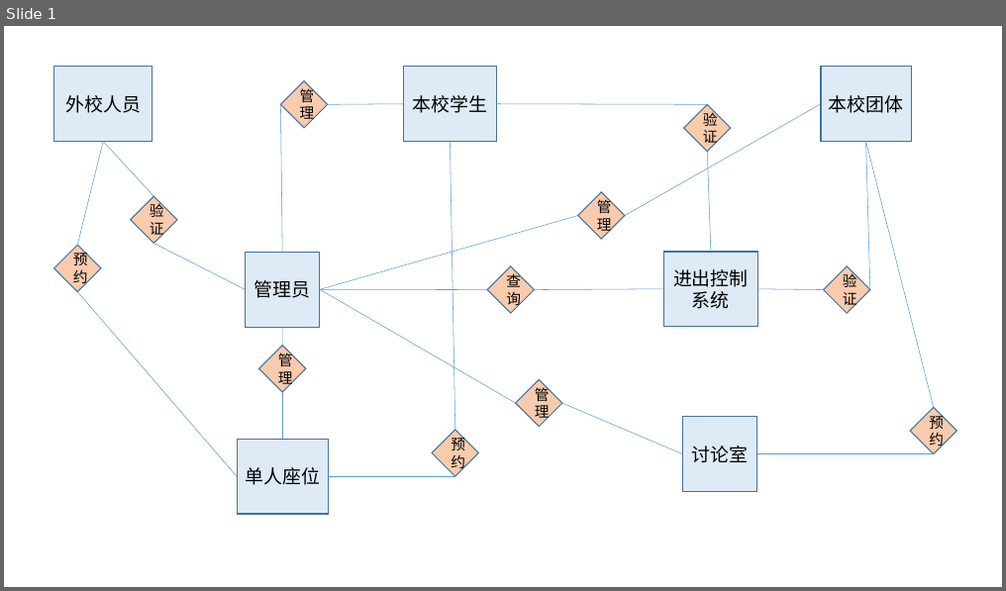
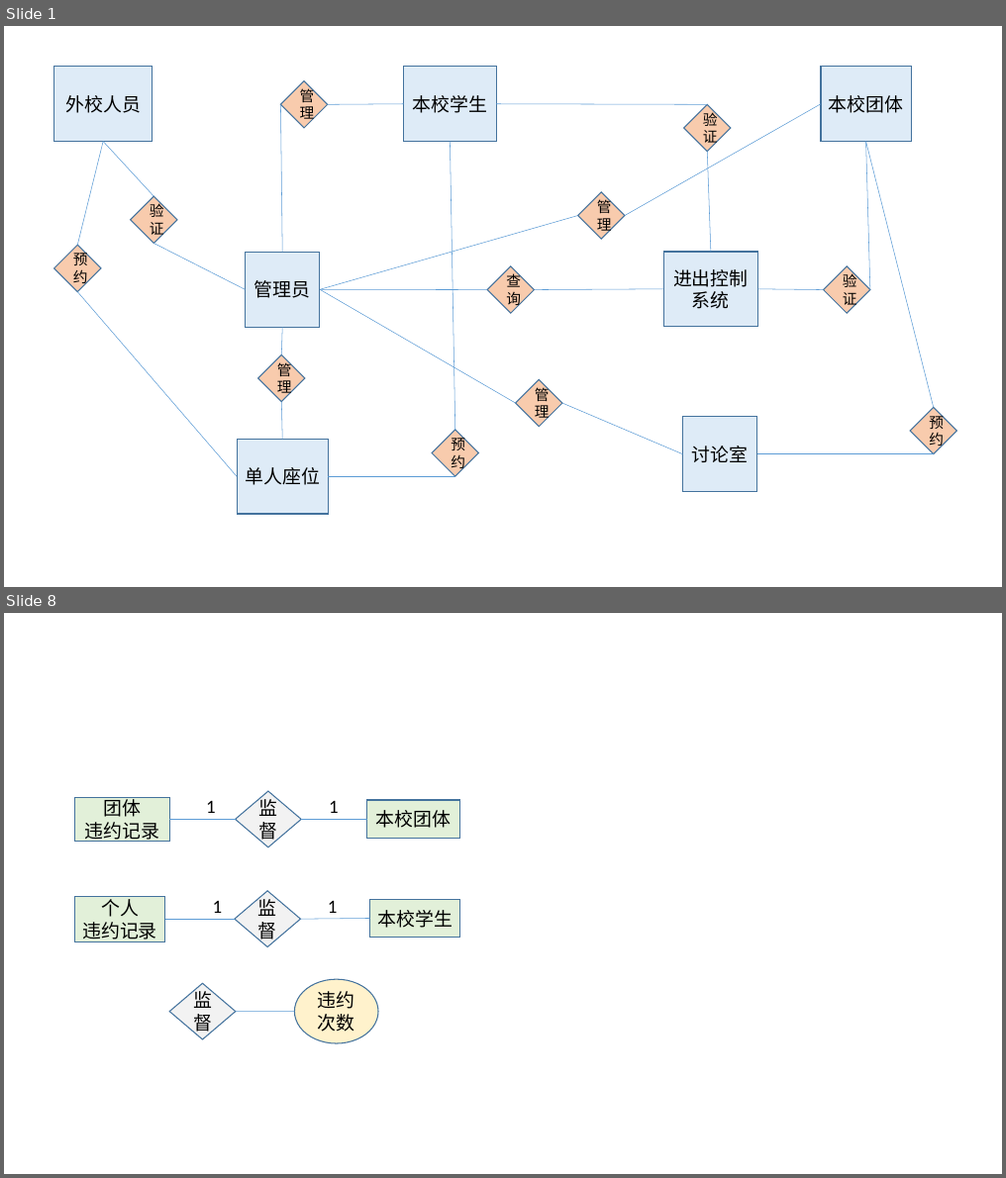
Before and after one commit to KatnissY/Database_BUAA, a slide deck: ours/E-R图初稿.pptx. Shown one above the other, each under a label of ours: slide 1 before the commit, slides 1 and 8 after it; the slides between them are not shown. The pictures are 1006x591 and 1006x1178 pixels, drawn with LibreOffice and Linux fonts; fonts in the diff are those of the drawing. Boxes give left, top, right and bottom in pixels: in the first picture for what was removed or moved away, otherwise in the second. Text is boxed around its words. In the diff, an @@ line names an element or a change of style, - is before the commit and + after.

```diff
--- a/ours/E-R图初稿.pptx
+++ b/ours/E-R图初稿.pptx
@@ slide 8 added at box(4, 613, 1002, 1174), background #FFFFFF @@
@@ rectangle added at box(75, 798, 169, 842), fill #E2F0D9, outline #43739E 1 pt, 18 pt, text #000000 @@
+团体
+违约记录
@@ line added from (169, 820) to (236, 820), #5B9BD5 0.5 pt @@
@@ text added at box(206, 801, 216, 813), 18 pt, text #000000 @@
+1
@@ diamond added at box(236, 791, 301, 848), fill #F2F2F2, outline #43739E 1 pt, 18 pt, text #000000 @@
+监督
@@ line added from (301, 820) to (367, 820), #5B9BD5 0.5 pt @@
@@ text added at box(329, 801, 339, 813), 18 pt, text #000000 @@
+1
@@ rectangle added at box(367, 800, 460, 839), fill #E2F0D9, outline #43739E 1 pt, 18 pt, text #000000 @@
+本校团体
@@ rectangle added at box(74, 897, 165, 943), fill #E2F0D9, outline #43739E 1 pt, 18 pt, text #000000 @@
+个人
+违约记录
@@ text added at box(213, 901, 223, 913), 18 pt, text #000000 @@
+1
@@ diamond added at box(235, 891, 300, 947), fill #F2F2F2, outline #43739E 1 pt, 18 pt, text #000000 @@
+监督
@@ text added at box(328, 900, 338, 919), 18 pt, text #000000 @@
+1
@@ rectangle added at box(370, 899, 460, 937), fill #E2F0D9, outline #43739E 1 pt, 18 pt, text #000000 @@
+本校学生
@@ line added from (235, 919) to (165, 919), #5B9BD5 0.5 pt @@
@@ line added from (300, 919) to (370, 919), #5B9BD5 0.5 pt @@
@@ diamond added at box(169, 983, 236, 1040), fill #F2F2F2, outline #43739E 1 pt, 18 pt, text #000000 @@
+监督
@@ ellipse added at box(294, 980, 378, 1045), fill #FFF2CC, outline #43739E 1 pt, 18 pt, text #000000 @@
+违约次数
@@ line added from (236, 1012) to (294, 1012), #5B9BD5 0.5 pt @@
@@ slide 1 changed as well @@
@@ line moved from (282, 327) - (282, 346) to (282, 327) - (282, 356) @@
@@ diamond "管理": place and size @@
-diamond "管理" at box(259, 346, 307, 393)
+diamond "管理" at box(258, 356, 306, 402)
@@ line moved from (282, 392) - (282, 439) to (282, 402) - (282, 439) @@
```
Also in this commit, not shown: 10 other slides added, 1 other file.
